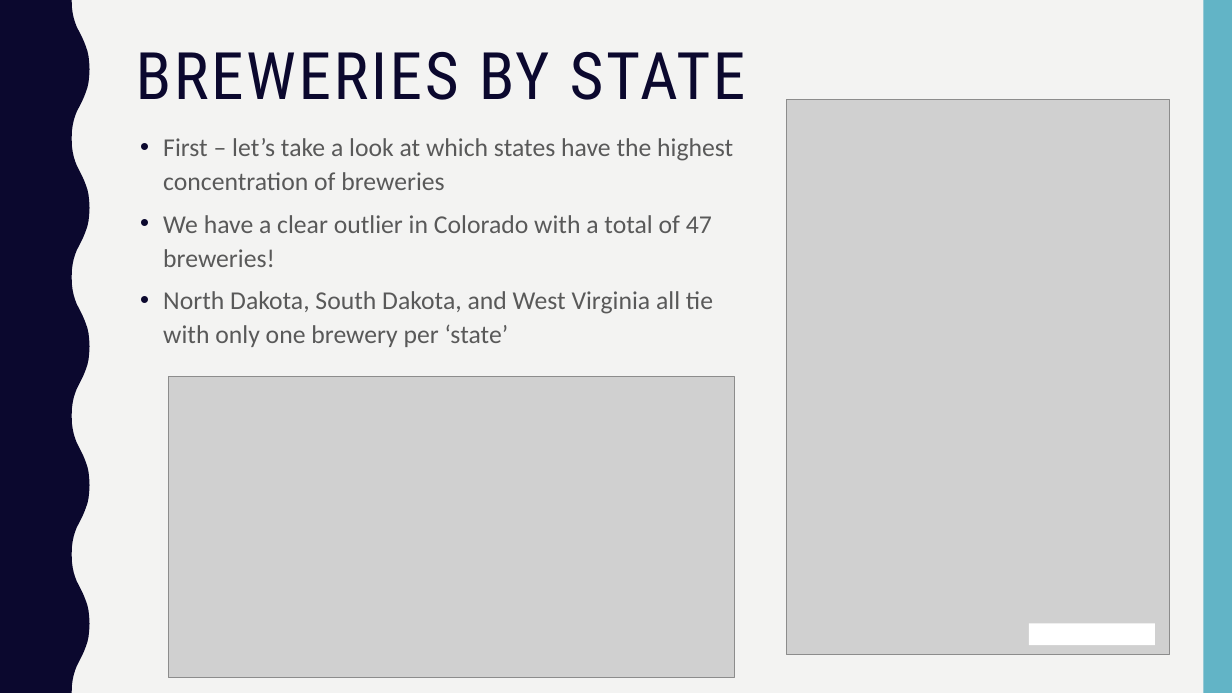
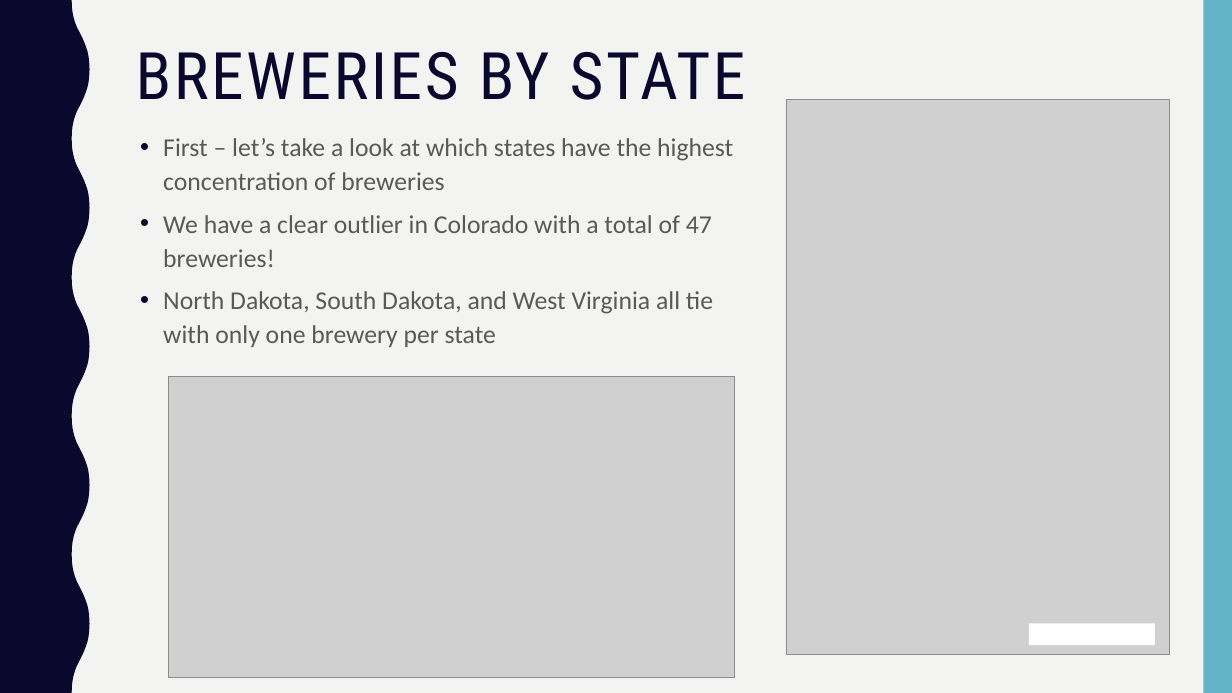
Before and after one commit to mattfarrow1/6306-project-1, a slide deck: slide 4 of docs/Matt_Farrow_Megan_Ball_DS6306_EDA.pptx. Drawn at 1232x693 pixels with LibreOffice and Linux fonts; fonts in the diff are those of the drawing; grey boxes stand for pictures. Boxes give left, top, right and bottom in pixels: in the first picture for what was removed or moved away, otherwise in the second. Text is boxed around its words. In the diff, an @@ line names an element or a change of style, - is before the commit and + after.

Commit message:
minor ppt updates

```diff
--- a/docs/Matt_Farrow_Megan_Ball_DS6306_EDA.pptx
+++ b/docs/Matt_Farrow_Megan_Ball_DS6306_EDA.pptx
@@ text at [163, 291, 713, 347]: text changed @@
-• North Dakota, South Dakota, and West Virginia all tie with only one brewery per ‘state’
+• North Dakota, South Dakota, and West Virginia all tie with only one brewery per state
```
Also in this commit, not shown: 1 other slide changed.
